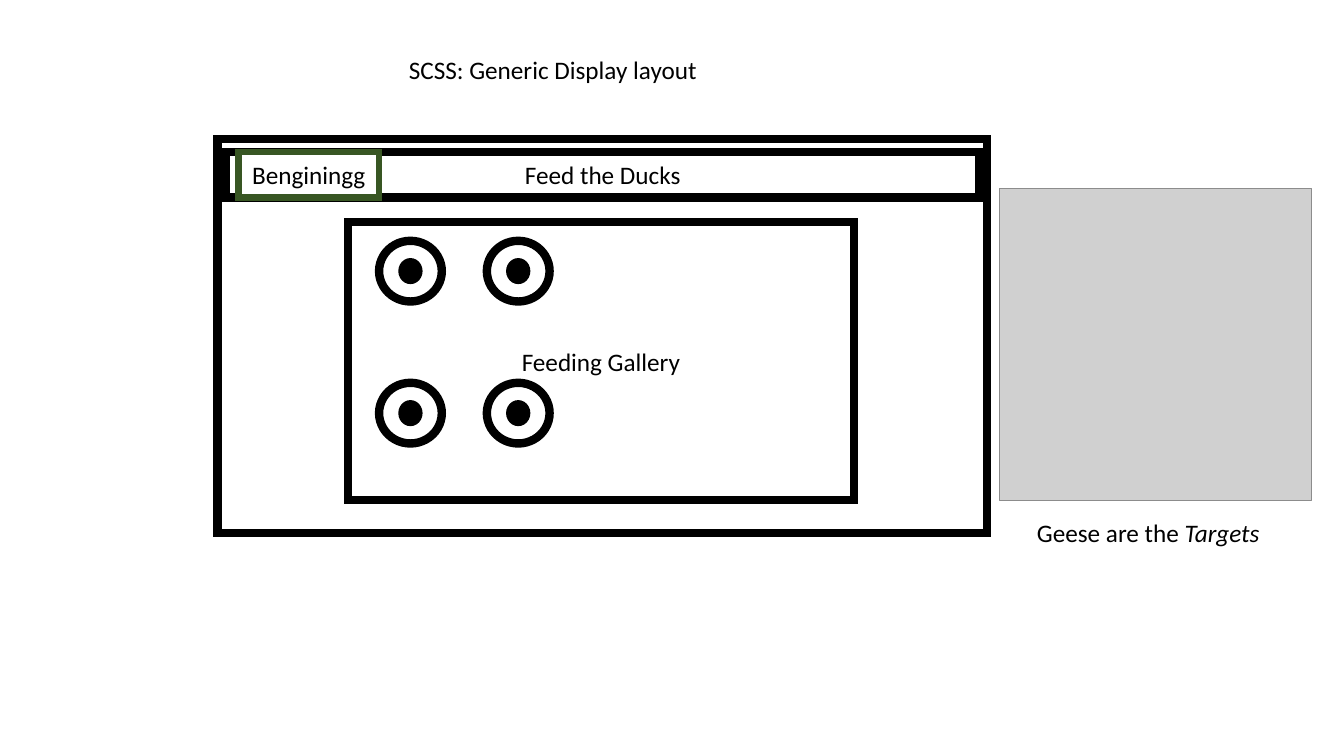
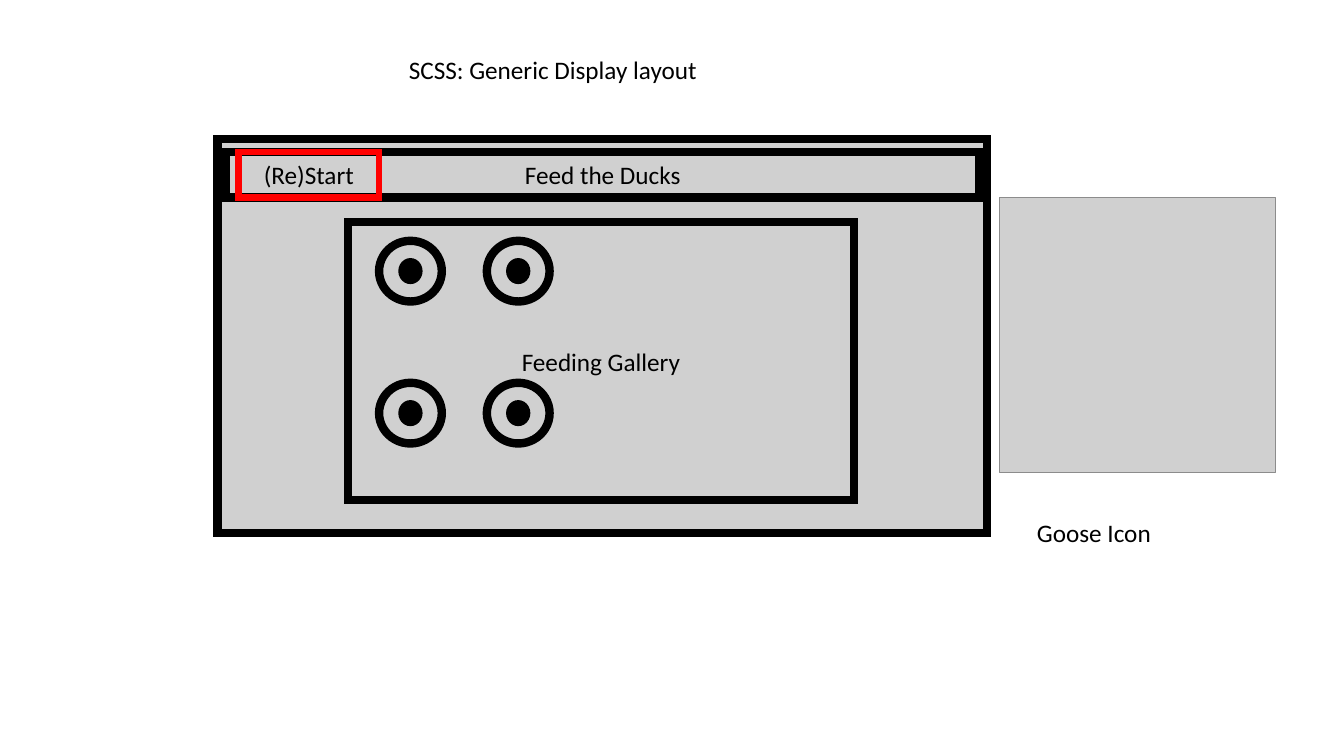
Before and after one commit to TristanPere/Goose-Feed-Game, a slide deck: slide 4 of Goose-Feed-Game.pptx. Drawn at 1344x756 pixels with LibreOffice and Linux fonts; fonts in the diff are those of the drawing; grey boxes stand for pictures. Boxes give left, top, right and bottom in pixels: in the first picture for what was removed or moved away, otherwise in the second. Text is boxed around its words. In the diff, an @@ line names an element or a change of style, - is before the commit and + after.

```diff
--- a/Goose-Feed-Game.pptx
+++ b/Goose-Feed-Game.pptx
@@ rectangle removed at [218,139,987,533] @@
@@ picture added at [218,139,987,533] @@
@@ rectangle "(Re)Start" at [239,152,379,198]: fill #FFFFFF to none; outline #385723 4.5 pt to #FF0000 4.5 pt @@
@@ text in rectangle at [264,166,354,188]: text changed @@
-Benginingg
+(Re)Start
@@ picture: place and size @@
-picture at [1000,189,1312,500]
+picture at [1000,198,1275,473]
@@ rectangle removed at [348,222,854,500] @@
-Feeding Gallery
@@ picture added at [348,222,854,500], 18 pt, text #000000 @@
+Feeding Gallery
@@ fill #FFFFFF to none in 4 elements at [379,241,442,301], [379,383,442,444], [487,241,549,301], [487,383,549,444] @@
@@ text at [1037,525,1150,542]: text changed @@
-Geese are the Targets
+Goose Icon
```
Also in this commit, not shown: 3 slides added, 1 slide removed.
